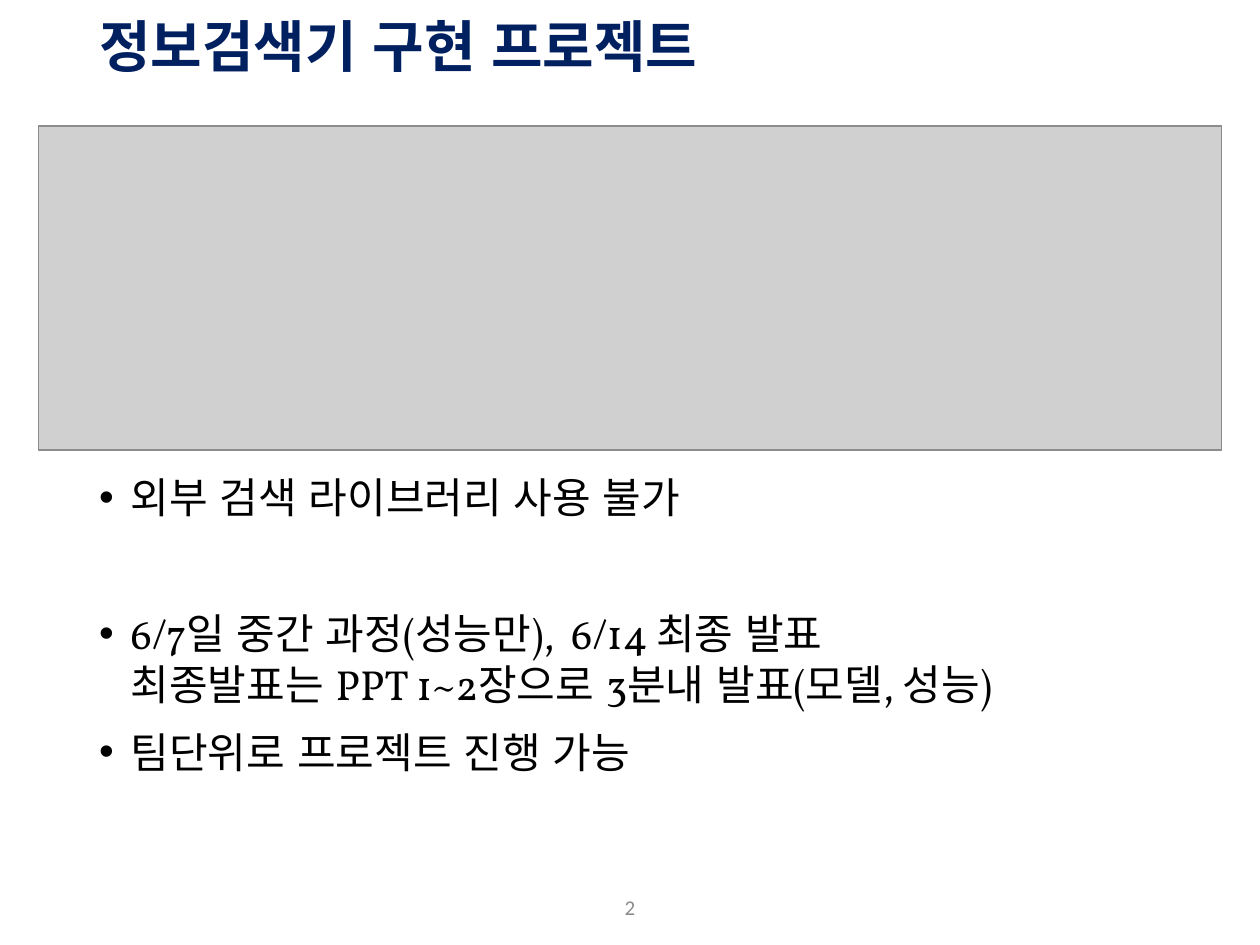
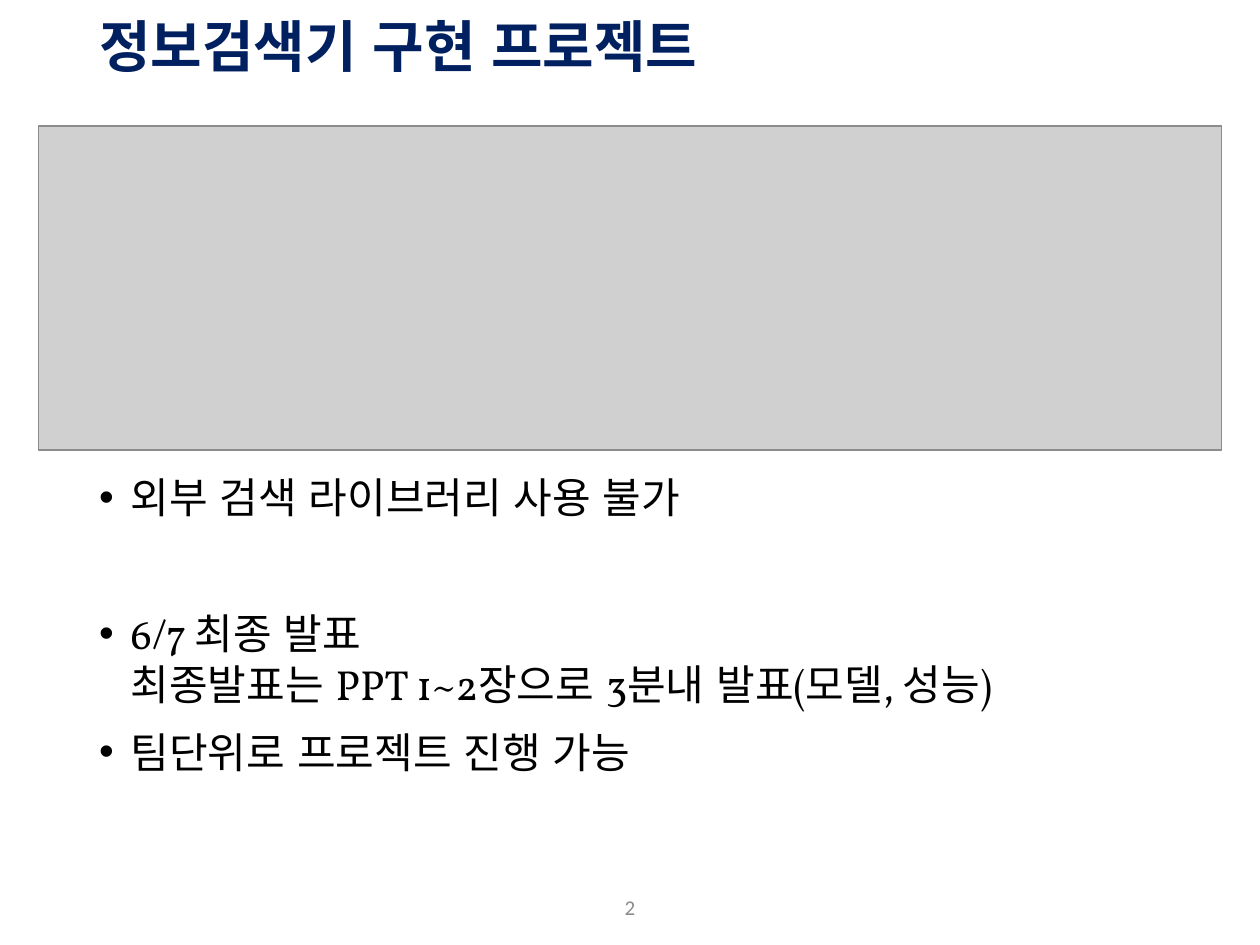
Before and after one commit to Hagazzusa/gykim.github.io, a slide deck: slide 2 of data/project_notice.pptx. Drawn at 1260x945 pixels with LibreOffice and Linux fonts; fonts in the diff are those of the drawing; grey boxes stand for pictures; background and template pictures are left out. Boxes give left, top, right and bottom in pixels: in the first picture for what was removed or moved away, otherwise in the second. Text is boxed around its words. In the diff, an @@ line names an element or a change of style, - is before the commit and + after.

Commit message:
update

```diff
--- a/data/project_notice.pptx
+++ b/data/project_notice.pptx
@@ text at [131, 614, 992, 710]: text changed @@
-• 6/7일 중간 과정(성능만), 6/14 최종 발표
-  최종발표는 PPT 1~2장으로 3분내 발표(모델, 성능)
+• 6/7 최종 발표
+  최종발표는 PPT 1~2장으로 3분내 발표(모델, 성능)
```
